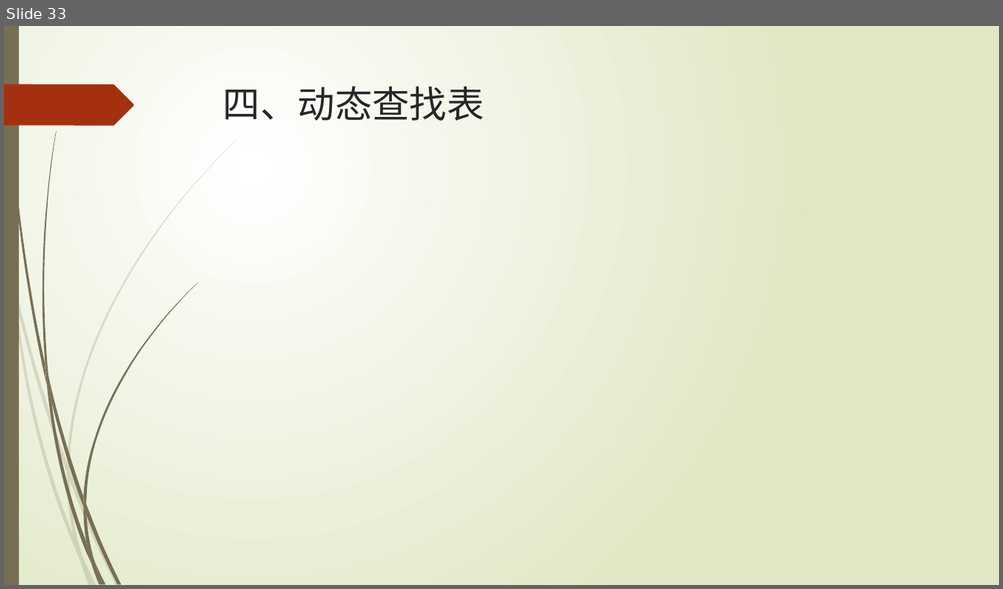
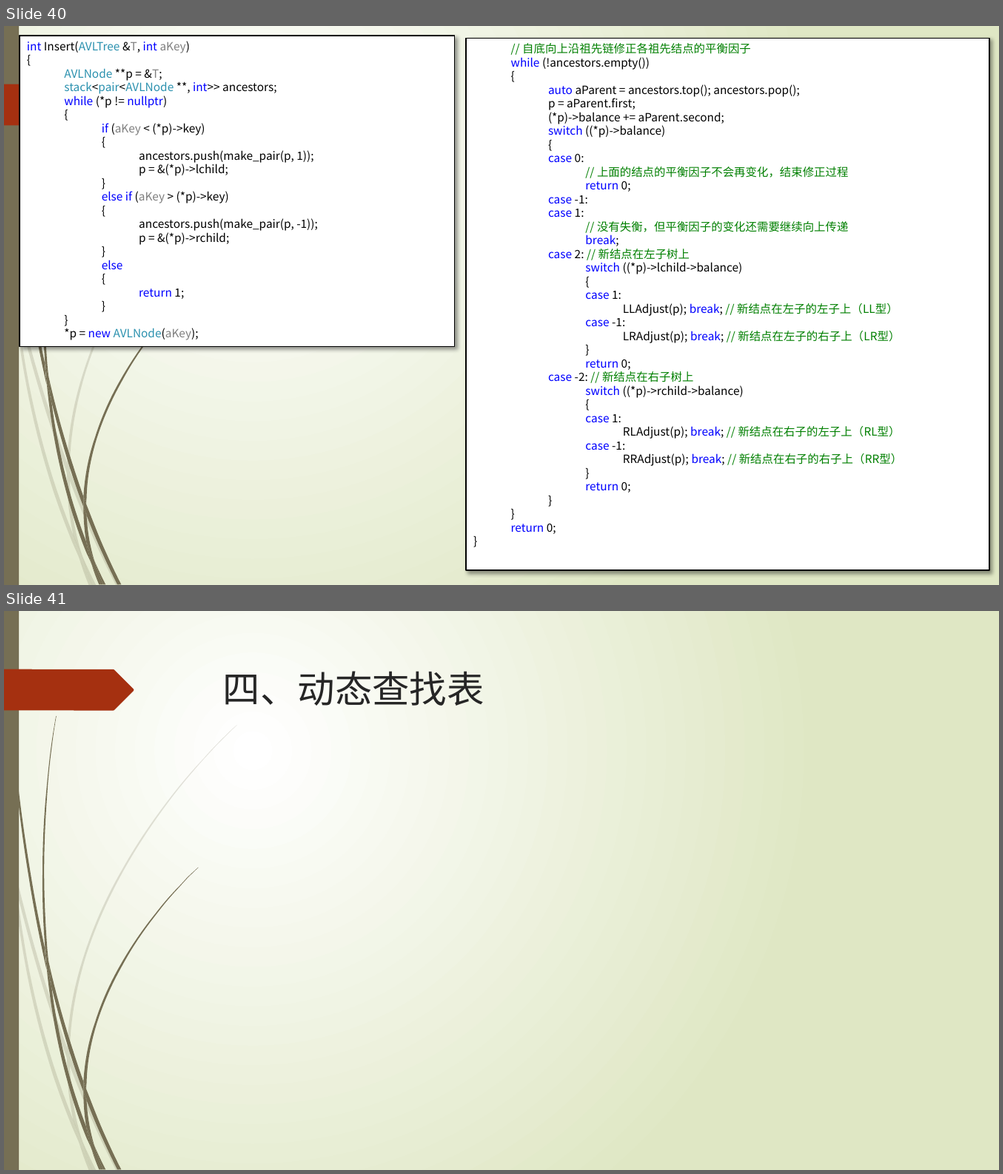
Before and after one commit to TeacherPeng/Datastruct, a slide deck: 教案/第08章 集合与查找.pptx. Shown one above the other, each under a label of ours: slide 33 before the commit, slides 40 and 41 after it. The pictures are 1003x589 and 1003x1174 pixels, drawn with LibreOffice and Linux fonts; fonts in the diff are those of the drawing; grey boxes stand for pictures. Boxes give left, top, right and bottom in pixels: in the first picture for what was removed or moved away, otherwise in the second. Text is boxed around its words. In the diff, an @@ line names an element or a change of style, - is before the commit and + after.

Commit message:
添加平衡二叉树示例代码，更新平衡二叉树教案。

```diff
--- a/教案/第08章 集合与查找.pptx
+++ b/教案/第08章 集合与查找.pptx
@@ slide 40 added at <box>4,26,999,585</box>, background gradient #FFFFFF to #DFE8C4; not listed: 24 template elements that a slide beside it also shows @@
@@ rectangle added at <box>20,36,455,347</box>, fill #FFFFFF, outline #000000 1.25 pt, 11 pt, text #000000 @@
+int Insert(AVLTree &T, int aKey)
+{
+  AVLNode **p = &T;
+  stack<pair<AVLNode **, int>> ancestors;
+  while (*p != nullptr)
+  {
+    if (aKey < (*p)->key)
+    {
+      ancestors.push(make_pair(p, 1));
+      p = &(*p)->lchild;
+    }
+    else if (aKey > (*p)->key)
+    {
+      ancestors.push(make_pair(p, -1));
+      p = &(*p)->rchild;
+    }
+    else
+    {
+    return 1;
+    }
+  }
+  *p = new AVLNode(aKey);
@@ rectangle added at <box>466,38,989,571</box>, fill #FFFFFF, outline #000000 1.25 pt, 11 pt, text #000000 @@
+  // 自底向上沿祖先链修正各祖先结点的平衡因子
+  while (!ancestors.empty())
+  {
+    auto aParent = ancestors.top(); ancestors.pop();
+    p = aParent.first;
+    (*p)->balance += aParent.second;
+    switch ((*p)->balance)
+    {
+    case 0:
+      // 上面的结点的平衡因子不会再变化，结束修正过程
+      return 0;
+    case -1:
+    case 1:
+      // 没有失衡，但平衡因子的变化还需要继续向上传递
+      break;
+    case 2: // 新结点在左子树上
+      switch ((*p)->lchild->balance)
+      {
+      case 1:
+        LLAdjust(p); break; // 新结点在左子的左子上（LL型）
+      case -1:
+        LRAdjust(p); break; // 新结点在左子的右子上（LR型）
+      }
+      return 0;
+    case -2: // 新结点在右子树上
+      switch ((*p)->rchild->balance)
+      {
+      case 1:
+        RLAdjust(p); break; // 新结点在右子的左子上（RL型）
+      case -1:
+        RRAdjust(p); break; // 新结点在右子的右子上（RR型）
+      }
+      return 0;
+    }
+  }
+  return 0;
+}
@@ what was slide 33 is now slide 41 @@
```
Also in this commit, not shown: 7 other slides added, 1 other file.
